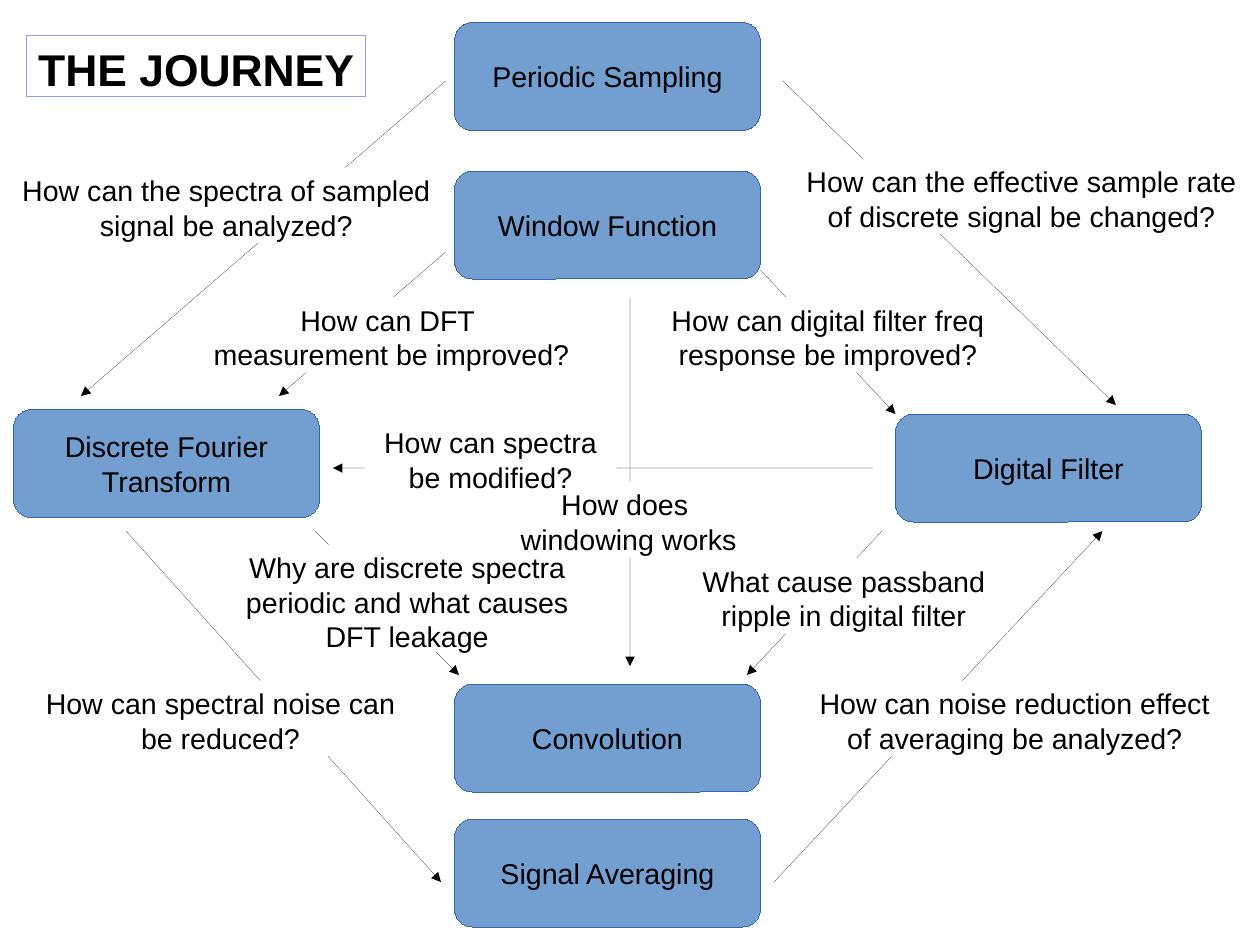
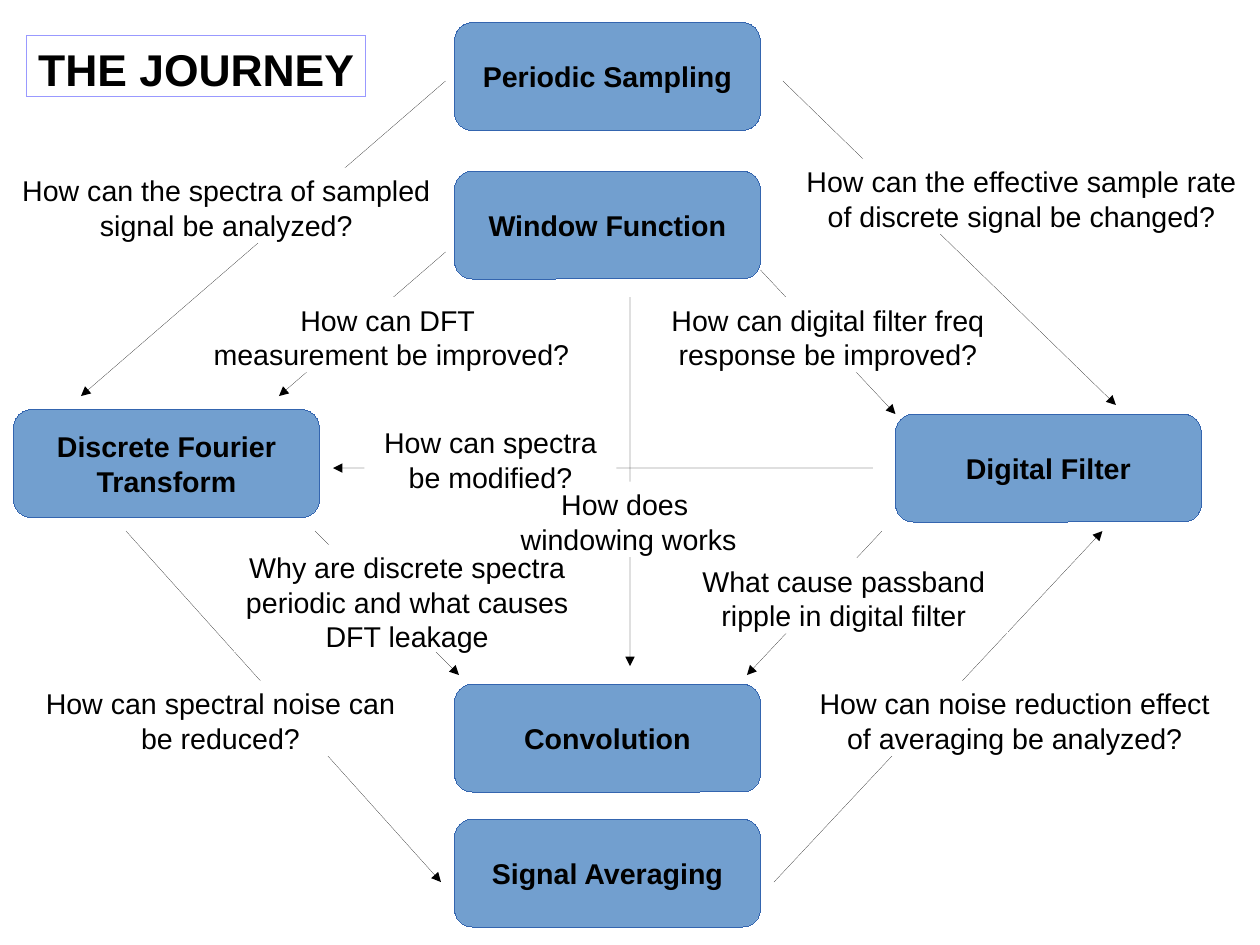
Before and after one commit to bagustris/sinyalsistem, a slide deck: slide 4 of slides/Lect1_SinyalSistem.odp. Drawn at 1260x945 pixels with LibreOffice and Linux fonts; fonts in the diff are those of the drawing. Boxes give left, top, right and bottom in pixels: in the first picture for what was removed or moved away, otherwise in the second. Text is boxed around its words. In the diff, an @@ line names an element or a change of style, - is before the commit and + after.

```diff
--- a/slides/Lect1_SinyalSistem.odp
+++ b/slides/Lect1_SinyalSistem.odp
@@ bold on in 6 elements at (455,23,761,130), (455,172,761,279), (455,684,761,791), (455,820,761,927), (896,414,1203,521), (14,409,320,517) @@
```
Also in this commit, not shown: 32 other slides changed, 6 slides added, 7 slides removed, 54 other files.
